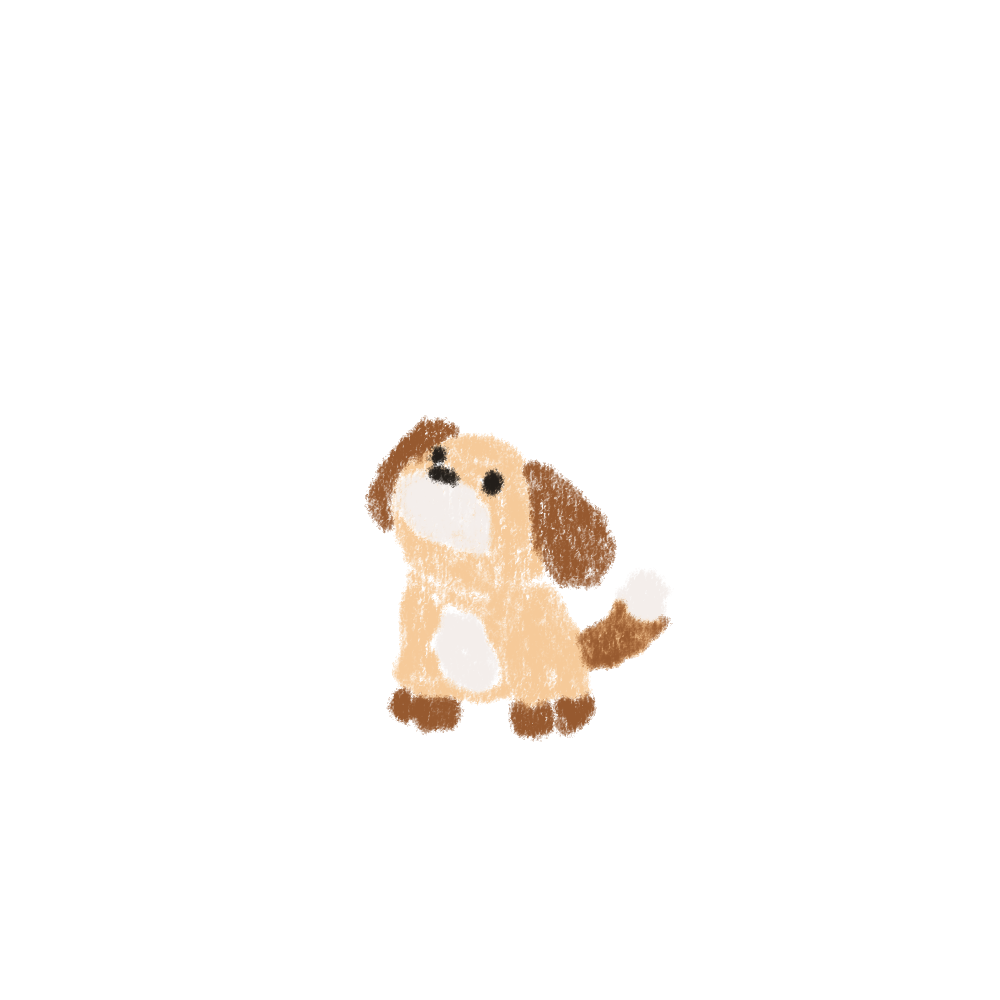
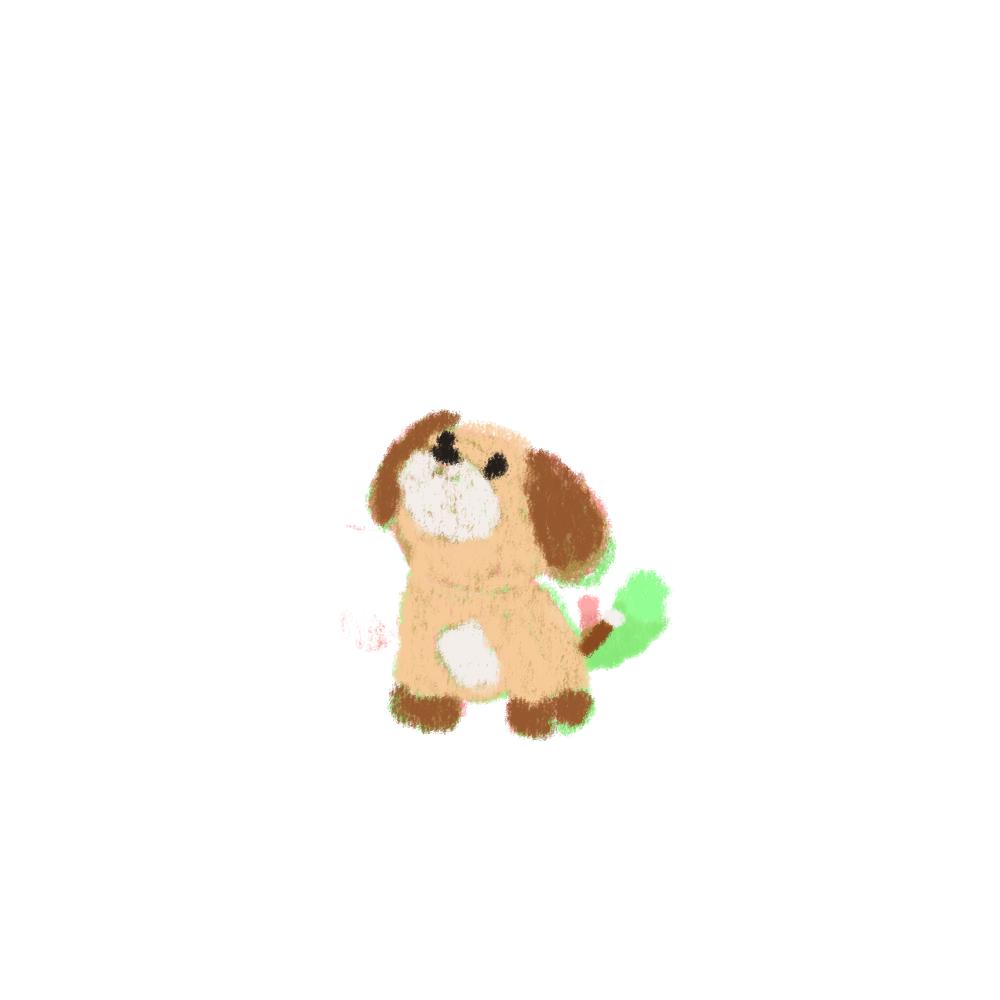
Comparing the layer stacks of the two 1000 x 1000 images. Changes:
painted on "Paint Layer 1" over [left=327, top=408, right=674, bottom=742]
